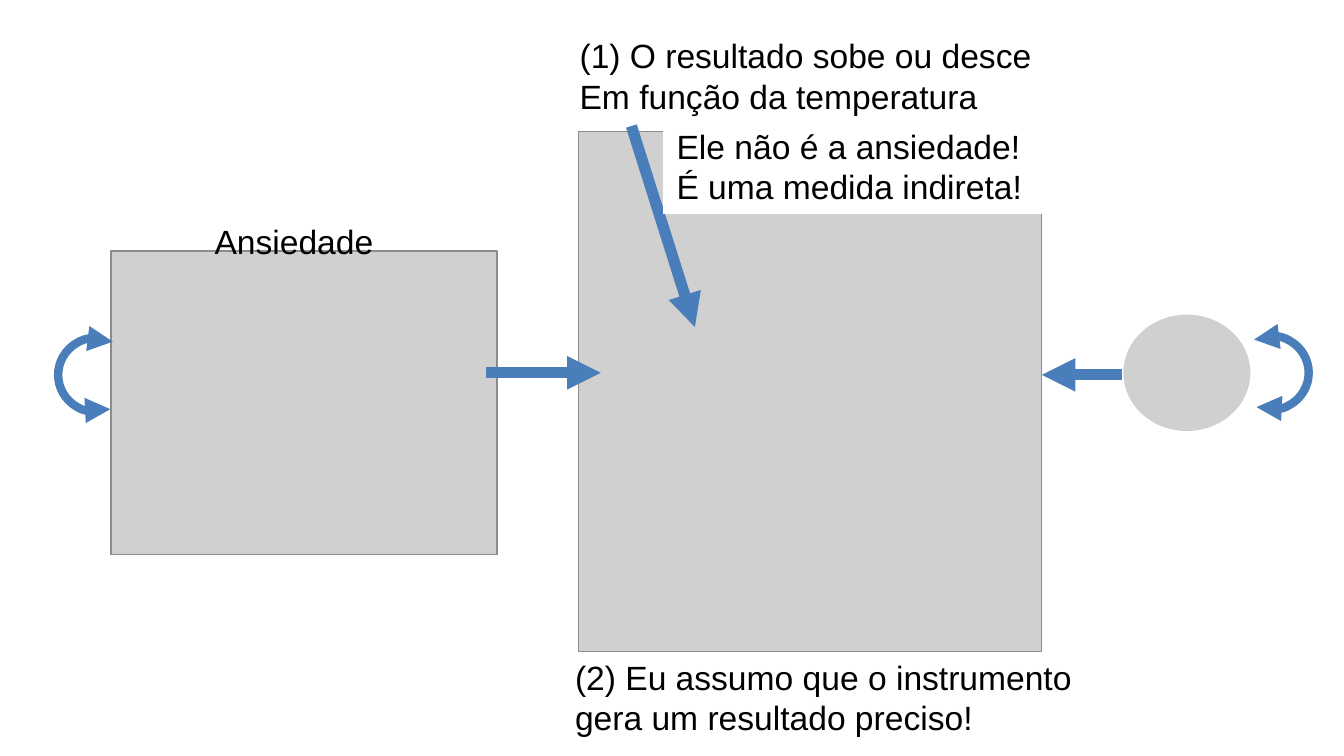
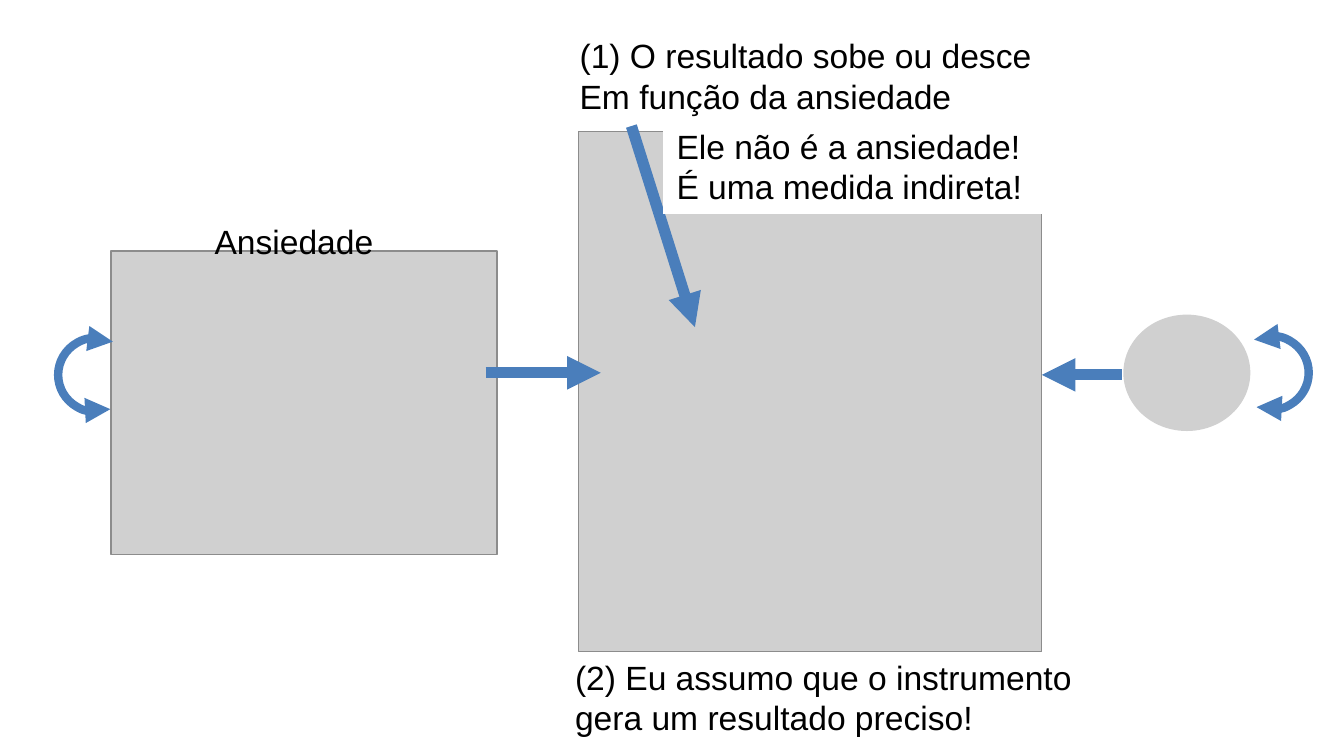
Before and after one commit to anovabr/psicometria_aplicada, a slide deck: slide 15 of slides/Aula 3 - A proposta da EFA.pptx (slide 10 before the commit). Drawn at 1344x756 pixels with LibreOffice and Linux fonts; fonts in the diff are those of the drawing; grey boxes stand for pictures; background and template pictures are left out. Boxes give left, top, right and bottom in pixels: in the first picture for what was removed or moved away, otherwise in the second. Text is boxed around its words. In the diff, an @@ line names an element or a change of style, - is before the commit and + after.

```diff
--- a/slides/Aula 3 - A proposta da EFA.pptx
+++ b/slides/Aula 3 - A proposta da EFA.pptx
@@ text at <box>580,84,951,115</box>: text changed @@
-Em função da temperatura
+Em função da ansiedade
```
Also in this commit, not shown: 17 other slides changed, 16 slides added, 25 slides removed, 3 other files.
